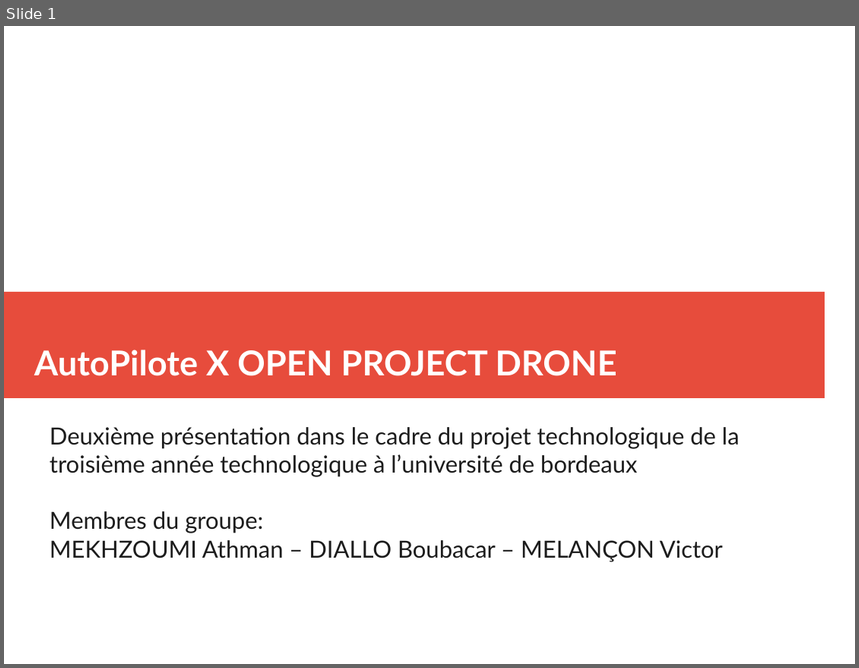
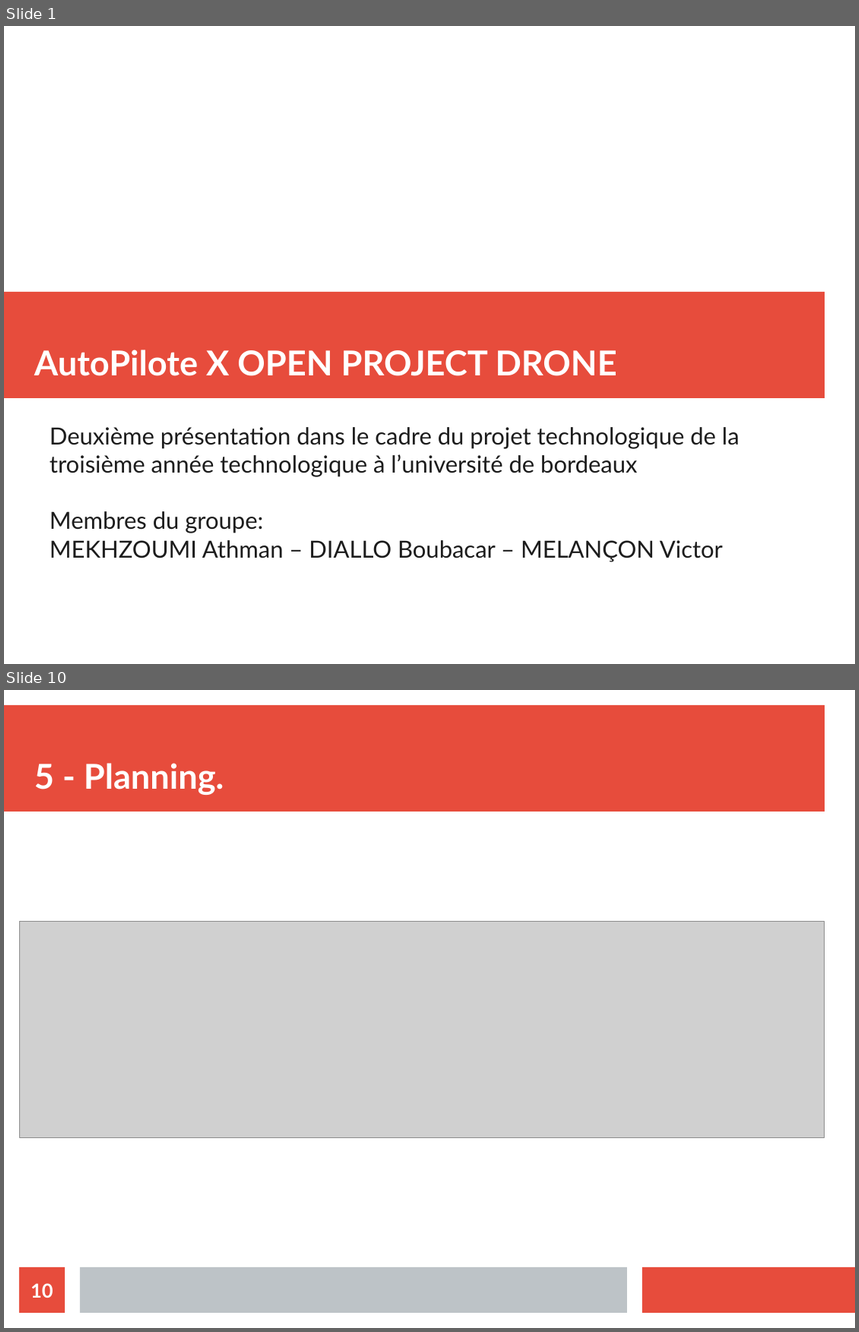
Before and after one commit to athmanmekh/AuttoPIlote-X-OPEN-PILOT, a slide deck: presentation/presentation 2/diapoPresentation.odp. Shown one above the other, each under a label of ours: slide 1 before the commit, slides 1 and 10 after it; the slides between them are not shown. The pictures are 859x668 and 859x1332 pixels, drawn with LibreOffice and Linux fonts; fonts in the diff are those of the drawing; grey boxes stand for pictures. Boxes give left, top, right and bottom in pixels: in the first picture for what was removed or moved away, otherwise in the second. Text is boxed around its words. In the diff, an @@ line names an element or a change of style, - is before the commit and + after.

```diff
--- a/presentation/presentation 2/diapoPresentation.odp
+++ b/presentation/presentation 2/diapoPresentation.odp
@@ slide 10 added at box(4, 690, 855, 1328), background #FFFFFF @@
@@ rectangle added at box(4, 705, 825, 812), fill #E74C3C @@
@@ title added at box(34, 763, 224, 795), 32 pt, text #FFFFFF, bold @@
+5 - Planning.
@@ picture added at box(19, 922, 824, 1138) @@
@@ page number added at box(19, 1268, 65, 1313), fill #E74C3C, 18 pt, text #FFFFFF, bold @@
+10
@@ rectangle added at box(80, 1268, 627, 1313), fill #BDC3C7 @@
@@ rectangle added at box(643, 1268, 855, 1313), fill #E74C3C @@
```
Also in this commit, not shown: 8 slides changed, 3 slides removed, 1 other file.
